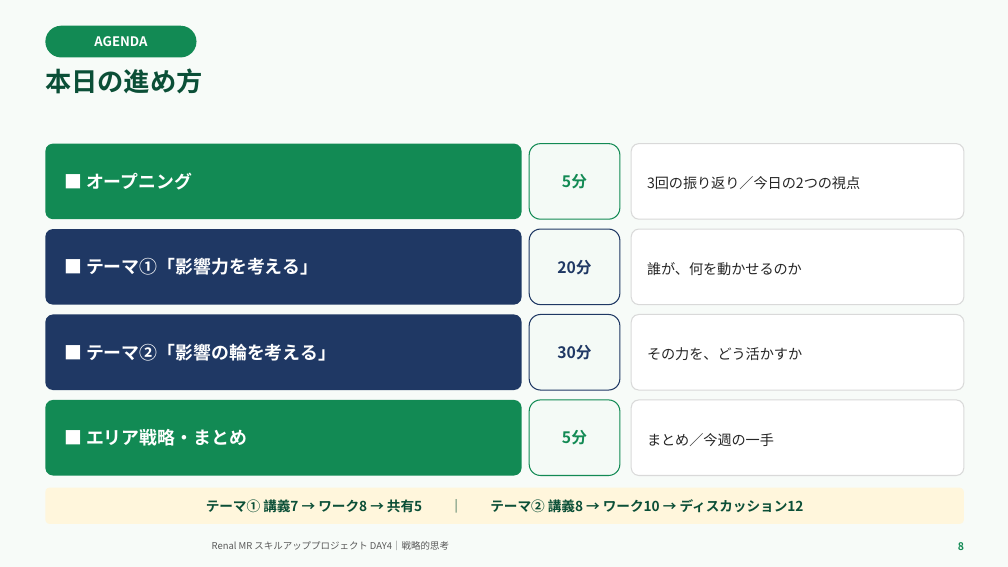
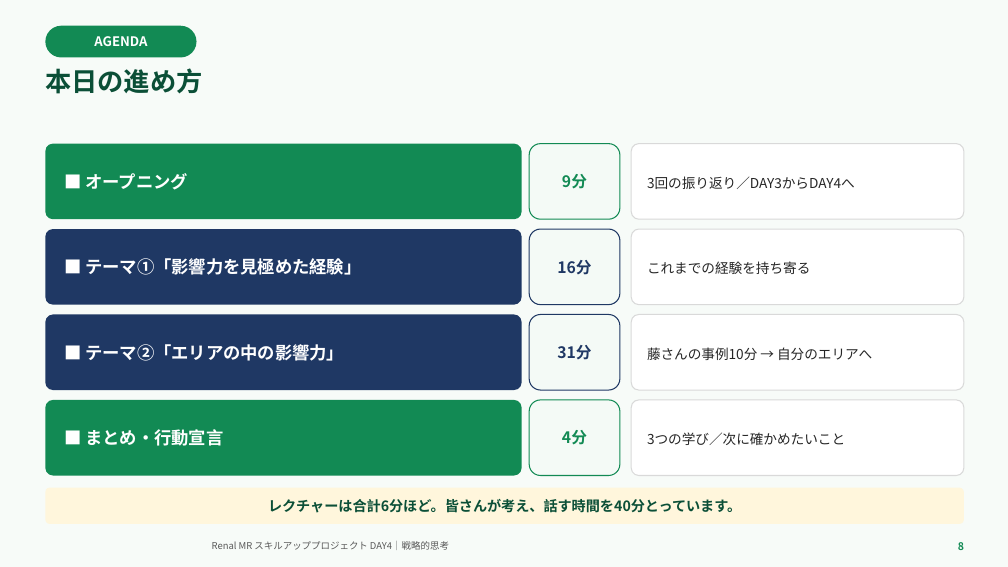
Before and after one commit to TAKUYA-1187/Claude, a slide deck: slide 8 of novartis_training/DAY4_ちょっと分かるだけで世界が変わる.pptx. Drawn at 1008x567 pixels with LibreOffice and Linux fonts; fonts in the diff are those of the drawing; background and template pictures are left out. Boxes give left, top, right and bottom in pixels: in the first picture for what was removed or moved away, otherwise in the second. Text is boxed around its words. In the diff, an @@ line names an element or a change of style, - is before the commit and + after.

```diff
--- a/novartis_training/DAY4_ちょっと分かるだけで世界が変わる.pptx
+++ b/novartis_training/DAY4_ちょっと分かるだけで世界が変わる.pptx
@@ rounded rectangle "■ オープニング" at (x1=45, y1=144, x2=522, y2=219): size 17 to 16.5 pt @@
@@ text in rounded rectangle at (x1=562, y1=174, x2=587, y2=189): text changed @@
-5分
+9分
@@ text in rounded rectangle at (x1=647, y1=176, x2=855, y2=189): text changed; size 13.5 to 13 pt @@
-3回の振り返り／今日の2つの視点
+3回の振り返り／DAY3からDAY4へ
@@ text in rounded rectangle at (x1=85, y1=258, x2=361, y2=275): text changed; size 17 to 16.5 pt @@
-■ テーマ①「影響力を考える」
+■ テーマ①「影響力を見極めた経験」
@@ text in rounded rectangle at (x1=557, y1=260, x2=591, y2=275): text changed @@
-20分
+16分
@@ text in rounded rectangle at (x1=647, y1=261, x2=810, y2=274): text changed; size 13.5 to 13 pt @@
-誰が、何を動かせるのか
+これまでの経験を持ち寄る
@@ text in rounded rectangle at (x1=85, y1=344, x2=344, y2=361): text changed; size 17 to 16.5 pt @@
-■ テーマ②「影響の輪を考える」
+■ テーマ②「エリアの中の影響力」
@@ text in rounded rectangle at (x1=557, y1=345, x2=591, y2=360): text changed @@
-30分
+31分
@@ text in rounded rectangle at (x1=647, y1=347, x2=872, y2=360): text changed; size 13.5 to 13 pt @@
-その力を、どう活かすか
+藤さんの事例10分 → 自分のエリアへ
@@ text in rounded rectangle at (x1=85, y1=429, x2=223, y2=446): text changed; size 17 to 16.5 pt @@
-■ エリア戦略・まとめ
+■ まとめ・行動宣言
@@ text in rounded rectangle at (x1=562, y1=430, x2=587, y2=445): text changed @@
-5分
+4分
@@ text in rounded rectangle at (x1=647, y1=432, x2=845, y2=445): text changed; size 13.5 to 13 pt @@
-まとめ／今週の一手
+3つの学び／次に確かめたいこと
@@ text in rounded rectangle at (x1=268, y1=499, x2=741, y2=513): text changed; size 13 to 13.5 pt @@
-テーマ① 講義7 → ワーク8 → 共有5 ｜ テーマ② 講義8 → ワーク10 → ディスカッション12
+レクチャーは合計6分ほど。皆さんが考え、話す時間を40分とっています。
```
Also in this commit, not shown: 24 other slides changed, 5 slides added, 4 slides removed, 2 other files.
